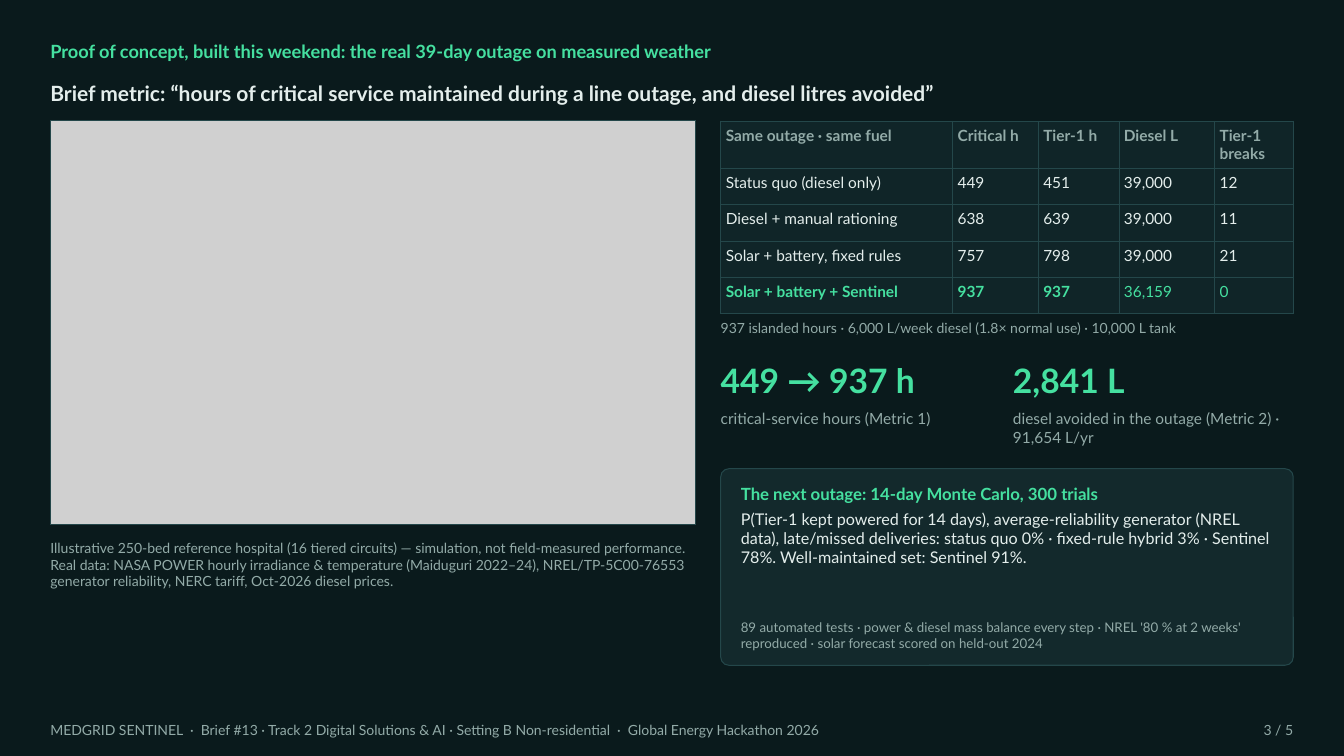
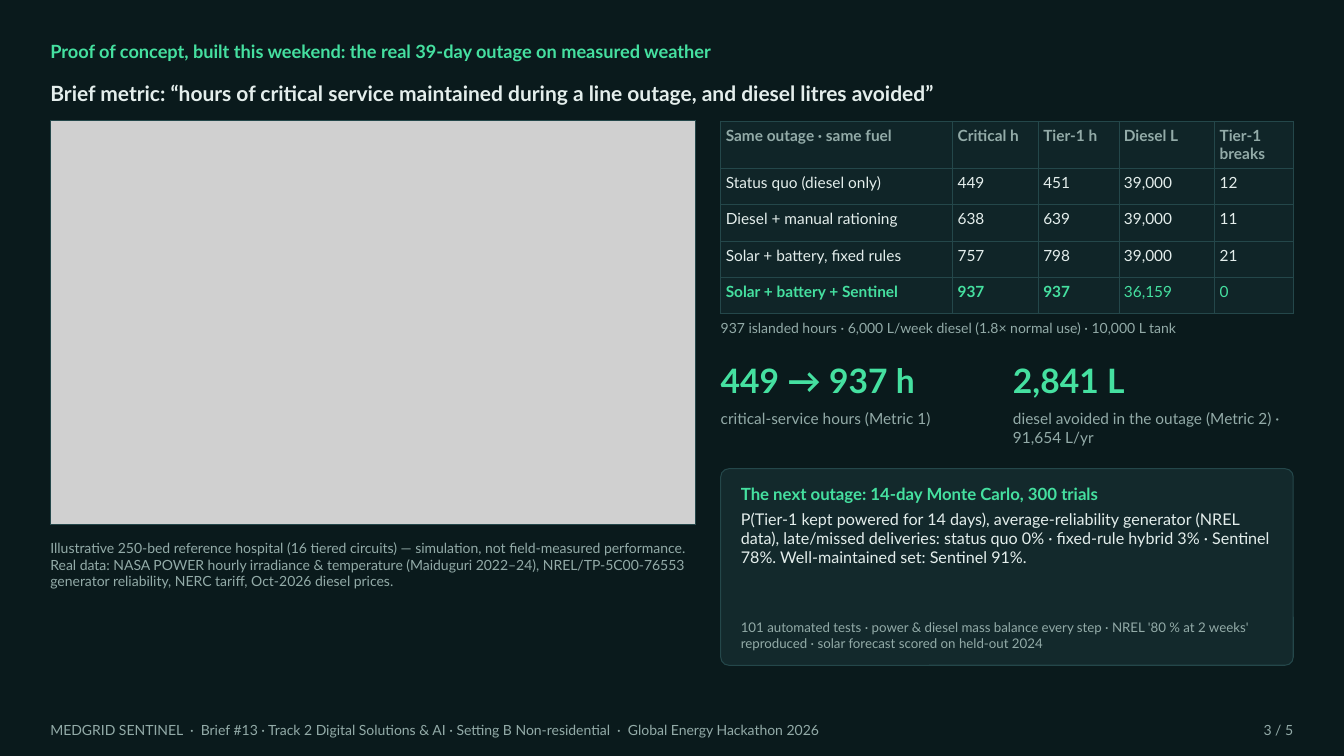
Before and after one commit to Jae3y/medgrid-sentinel, a slide deck: slide 3 of submission/MedGrid_Sentinel_Pitch_Deck.pptx. Drawn at 1344x756 pixels with LibreOffice and Linux fonts; fonts in the diff are those of the drawing; grey boxes stand for pictures. Boxes give left, top, right and bottom in pixels: in the first picture for what was removed or moved away, otherwise in the second. Text is boxed around its words. In the diff, an @@ line names an element or a change of style, - is before the commit and + after.

```diff
--- a/submission/MedGrid_Sentinel_Pitch_Deck.pptx
+++ b/submission/MedGrid_Sentinel_Pitch_Deck.pptx
@@ text at <box>741,622,1249,650</box>: text changed @@
-89 automated tests · power & diesel mass balance every step · NREL '80 % at 2 weeks' reproduced · solar forecast scored on held-out 2024
+101 automated tests · power & diesel mass balance every step · NREL '80 % at 2 weeks' reproduced · solar forecast scored on held-out 2024
```
Also in this commit, not shown: 40 other files.
